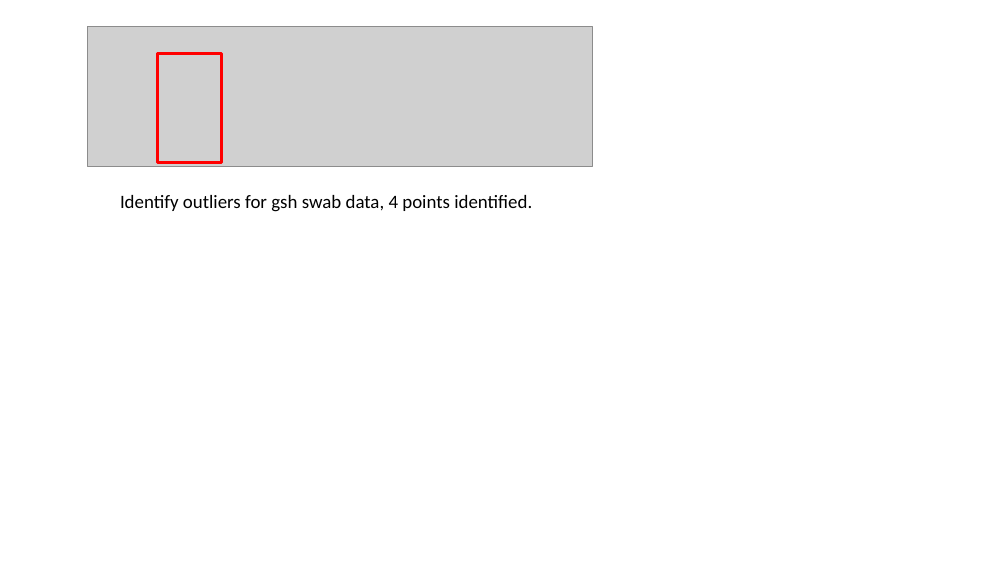
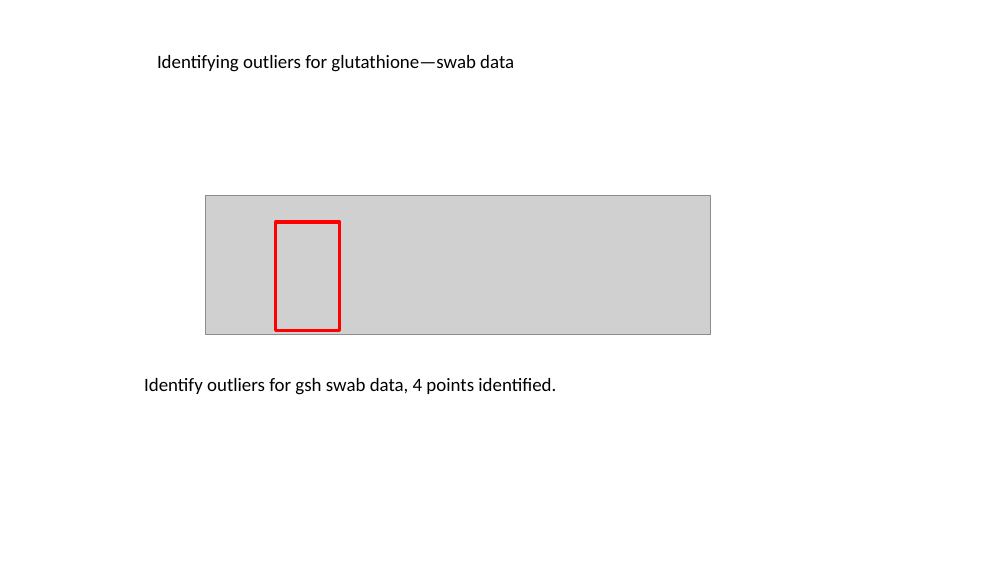
Before and after one commit to amphibian-exeff/vanmeter_salamander_exposures, a slide deck: slide 11 of pptx/vanmeter_salamander_exposures.pptx. Drawn at 1008x567 pixels with LibreOffice and Linux fonts; fonts in the diff are those of the drawing; grey boxes stand for pictures. Boxes give left, top, right and bottom in pixels: in the first picture for what was removed or moved away, otherwise in the second. Text is boxed around its words. In the diff, an @@ line names an element or a change of style, - is before the commit and + after.

Commit message:
swab test results and kernel density figures

```diff
--- a/pptx/vanmeter_salamander_exposures.pptx
+++ b/pptx/vanmeter_salamander_exposures.pptx
@@ text added at (x1=157, y1=55, x2=514, y2=72), 18 pt, text #000000 @@
+Identifying outliers for glutathione—swab data
@@ picture moved from (x1=88, y1=26, x2=593, y2=166) to (x1=206, y1=195, x2=711, y2=334) @@
@@ rectangle moved from (x1=157, y1=54, x2=222, y2=163) to (x1=276, y1=222, x2=340, y2=331) @@
@@ text "Identify outliers for gsh swab ..." moved from (x1=120, y1=195, x2=532, y2=212) to (x1=144, y1=378, x2=556, y2=395) @@
```
Also in this commit, not shown: 13 other slides changed, 9 slides added, 1 slide removed, 3 other files.
